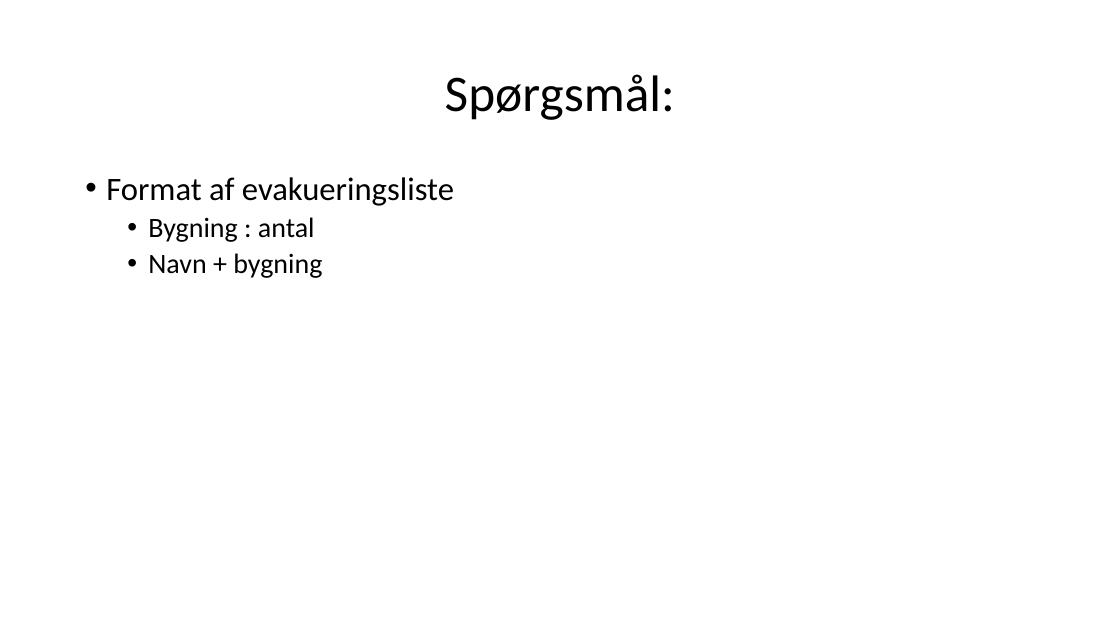
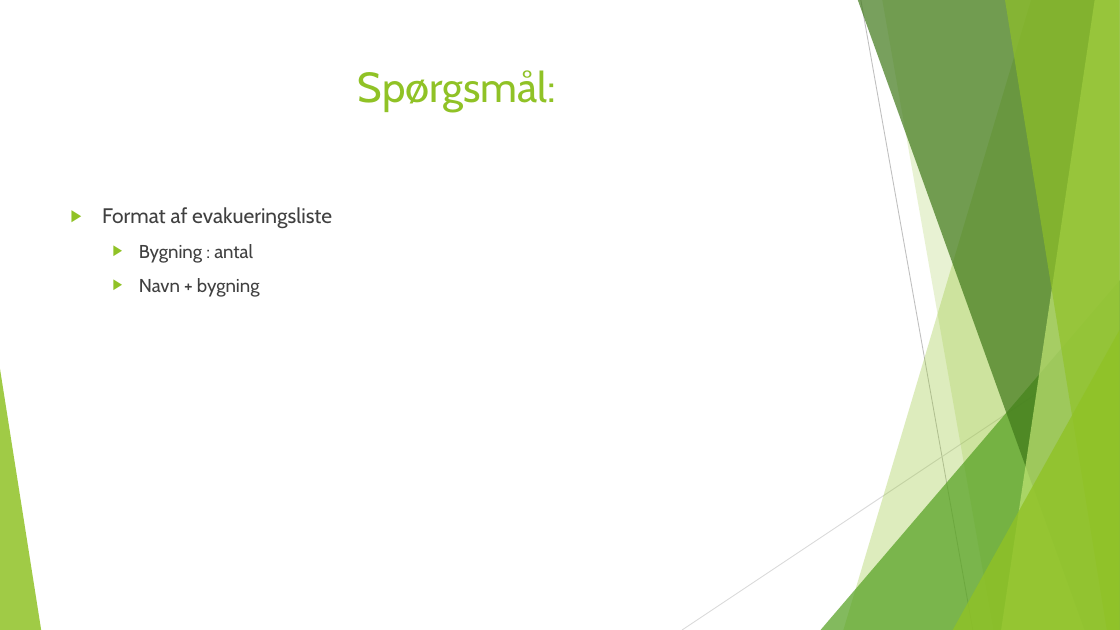
Before and after one commit to cvHanky/ProjektBudweg, a slide deck: slide 5 of Præsentation til per.pptx (slide 4 before the commit). Drawn at 1120x630 pixels with LibreOffice and Linux fonts; fonts in the diff are those of the drawing. Boxes give left, top, right and bottom in pixels: in the first picture for what was removed or moved away, otherwise in the second. Text is boxed around its words. In the diff, an @@ line names an element or a change of style, - is before the commit and + after.

```diff
--- a/Præsentation til per.pptx
+++ b/Præsentation til per.pptx
@@ title "Spørgsmål:": place and size @@
-title "Spørgsmål:" at (445,74,675,120)
+title "Spørgsmål:" at (358,70,557,112)
@@ title "Spørgsmål:" at (358,70,557,112): size 44 to 36 pt, font Calibri to Cabin, text colour #000000 to #90C226; line spacing 0.9 to 1; vertical alignment middle to top @@
@@ text "Format af evakueringsliste": place and size @@
-text "Format af evakueringsliste" at (106,177,454,278)
+text "Format af evakueringsliste" at (102,207,332,297)
@@ text "Format af evakueringsliste" at (102,207,332,297): size 28 to 18 pt in "Format af evakueringsliste"; font Calibri to Cabin, text colour #000000 to #404040; size 24 to 16 pt in "Bygning : antal", "Navn + bygning"; bullet • to ▶; line spacing 0.9 to 1; more space between paragraphs @@
@@ group added at (0,0,1120,630): 5 freeform shapes, 3 triangles, 2 lines @@
```
Also in this commit, not shown: 3 other slides changed, 1 slide added, 2 other files.
